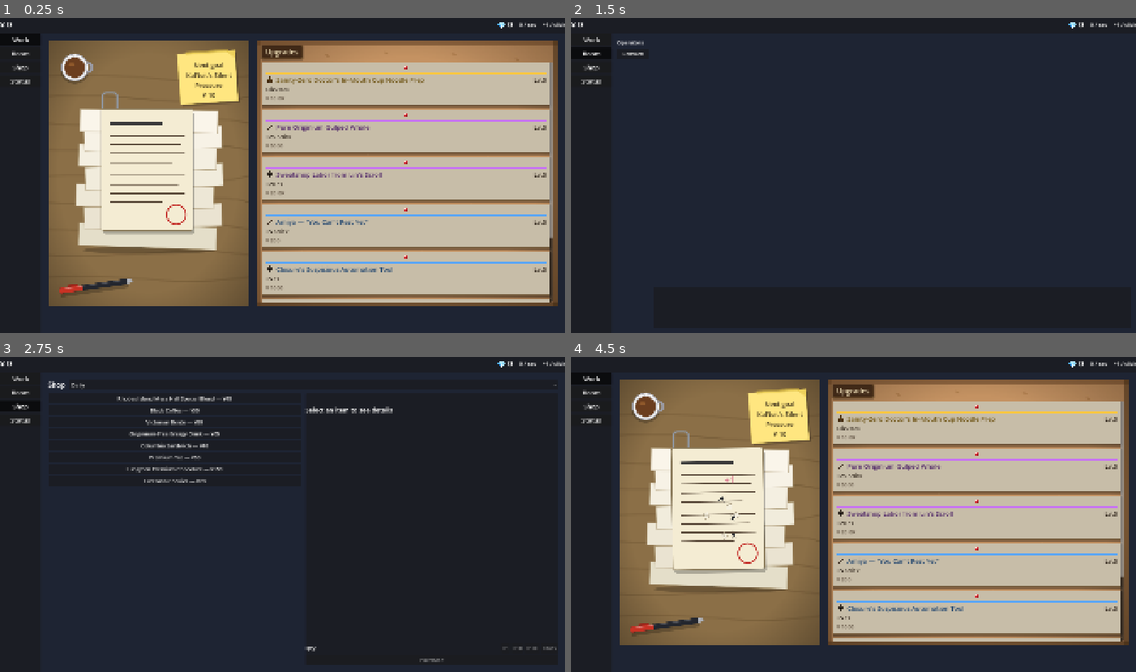
Above: before the commit, frames 1-4 (two rows, left to right).
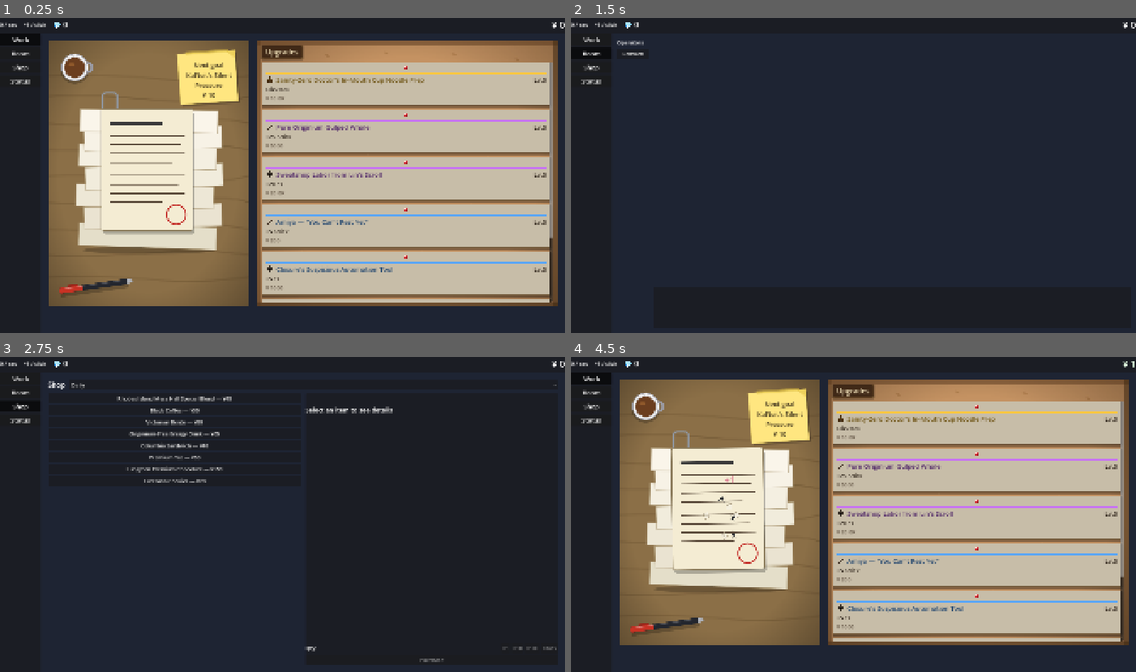
Above: after the commit, the same moments.

Repository: bakamarudasi/clickergame_demo
Game: Godot game, scene res://scenes/main.tscn
Same seed, same stepped clock (60 frames per second), same inputs: the game is played once before the commit and once after it.
Inputs (mouse positions are in pixels of both pictures, inside the frame that each line leads up to):
- Up to frame 1 (0.25 s): no input
- Up to frame 2 (1.5 s): click "Work" at 0.5 s; click "Room" at 1.25 s
- Up to frame 3 (2.75 s): click "Shop" at 2 s
- Up to frame 4 (4.5 s): click "Status" at 2.75 s; click "Work" at 3.5 s; click (717, 508) at 4.25 s

The runs differ from the first frame. In frame 1, 0.2% of the frame differs, in the area x 0-100%, y 1-4%; in frame 2, 0.2%; in frame 3, 0.2%; in frame 4, 0.2%.

Commit message:
Currency display: move to right edge, animate count-up
The currency label expanded across the status bar and scaled around the
wide rect's center, so its left-aligned text visibly jumped sideways on
each click. Reorder StatusHBox so Currency sits flush right after a
spacer, drop the scale-pop, and tween the displayed value toward the
new amount so the number rolls up smoothly. Flash the label green on
gains for feedback.

Diff:
--- a/scenes/main.tscn
+++ b/scenes/main.tscn
@@ -41,21 +41,6 @@
 layout_mode = 2
 theme_override_constants/separation = 24
 
-[node name="CurrencyLabel" type="Label" parent="Root/StatusBar/StatusHBox"]
-unique_name_in_owner = true
-layout_mode = 2
-size_flags_horizontal = 3
-theme_type_variation = &"LargeLabel"
-text = "¥ 0"
-vertical_alignment = 1
-
-[node name="PrestigeLabel" type="Label" parent="Root/StatusBar/StatusHBox"]
-unique_name_in_owner = true
-layout_mode = 2
-theme_type_variation = &"LargeLabel"
-text = "💎 0"
-vertical_alignment = 1
-
 [node name="PerSecLabel" type="Label" parent="Root/StatusBar/StatusHBox"]
 unique_name_in_owner = true
 layout_mode = 2
@@ -67,6 +52,26 @@
 layout_mode = 2
 text = "+1 / click"
 vertical_alignment = 1
+
+[node name="PrestigeLabel" type="Label" parent="Root/StatusBar/StatusHBox"]
+unique_name_in_owner = true
+layout_mode = 2
+theme_type_variation = &"LargeLabel"
+text = "💎 0"
+vertical_alignment = 1
+
+[node name="StatusSpacer" type="Control" parent="Root/StatusBar/StatusHBox"]
+layout_mode = 2
+size_flags_horizontal = 3
+mouse_filter = 2
+
+[node name="CurrencyLabel" type="Label" parent="Root/StatusBar/StatusHBox"]
+unique_name_in_owner = true
+layout_mode = 2
+theme_type_variation = &"DisplayLabel"
+text = "¥ 0"
+vertical_alignment = 1
+horizontal_alignment = 2
 
 [node name="Body" type="HBoxContainer" parent="Root"]
 layout_mode = 2
--- a/scripts/main.gd
+++ b/scripts/main.gd
@@ -33,7 +33,13 @@
 @onready var cg_viewer: Control = %CGViewer
 
 var _toast_tween: Tween
-var _currency_pop_tween: Tween
+var _currency_count_tween: Tween
+var _currency_flash_tween: Tween
+# 表示中の通貨値（実値とは別に持って、lerp で実値へ追いつかせる）
+var _currency_display: float = 0.0
+const CURRENCY_TWEEN_SEC := 0.25
+const CURRENCY_FLASH_COLOR := Color(0.55, 1.10, 0.55, 1.0)
+const CURRENCY_FLASH_FADE_SEC := 0.35
 
 
 func _ready() -> void:
@@ -56,6 +62,7 @@
 
 	auto_timer.timeout.connect(_on_auto_tick)
 
+	_currency_display = float(GameState.currency)
 	_refresh_status_bar()
 	_refresh_meta_tab_visibility()
 	_switch_to(TAB_WORK)
@@ -84,31 +91,47 @@
 
 
 func _refresh_status_bar() -> void:
-	currency_label.text = tr("UI_CURRENCY_FMT") % FormatUtils.short(GameState.currency)
+	# 通貨ラベルは _currency_display を経由してカウントアップさせる。
+	# 直接 GameState.currency を書かないことで「数字がぱっと跳ねる」表示を回避。
+	currency_label.text = tr("UI_CURRENCY_FMT") % FormatUtils.short(int(round(_currency_display)))
 	prestige_label.text = tr("UI_PRESTIGE_FMT") % FormatUtils.short(GameState.prestige_currency)
 	per_sec_label.text = tr("UI_PER_SEC_FMT") % FormatUtils.short(GameState.effective_per_second())
 	click_power_label.text = tr("UI_CLICK_POWER_FMT") % FormatUtils.short(GameState.effective_click_power())
 
 
 func _on_currency_changed(_v: int) -> void:
-	_refresh_status_bar()
-	_pop_currency_label()
+	_animate_currency_to(GameState.currency)
 	# 累計¥1M を初回越えしたタイミングでメタタブが解放される。
 	# 一度出した後は条件チェックしても変わらないのでこのまま回しっぱなしでOK。
 	if not tab_meta_button.visible:
 		_refresh_meta_tab_visibility()
 
 
-func _pop_currency_label() -> void:
-	if _currency_pop_tween != null and _currency_pop_tween.is_valid():
-		_currency_pop_tween.kill()
-	currency_label.pivot_offset = currency_label.size * 0.5
-	currency_label.scale = Vector2.ONE
-	var peak := Vector2.ONE * UIConstants.CURRENCY_POP_SCALE
-	var dur := UIConstants.CURRENCY_POP_DURATION
-	_currency_pop_tween = create_tween()
-	_currency_pop_tween.tween_property(currency_label, "scale", peak, dur).set_trans(Tween.TRANS_QUAD).set_ease(Tween.EASE_OUT)
-	_currency_pop_tween.tween_property(currency_label, "scale", Vector2.ONE, dur).set_trans(Tween.TRANS_QUAD).set_ease(Tween.EASE_IN)
+# _currency_display を新しい値へなめらかに引き寄せる。
+# tween の値変化フックで毎フレーム再描画して数字がカチャカチャ動いて見せる。
+func _animate_currency_to(new_value: int) -> void:
+	if _currency_count_tween != null and _currency_count_tween.is_valid():
+		_currency_count_tween.kill()
+	var from := _currency_display
+	var to := float(new_value)
+	_currency_count_tween = create_tween()
+	_currency_count_tween.tween_method(_set_currency_display, from, to, CURRENCY_TWEEN_SEC).set_trans(Tween.TRANS_QUAD).set_ease(Tween.EASE_OUT)
+	# 増加時のみ緑にフラッシュ（消費 = 通貨減少 では出さない）
+	if to > from:
+		_flash_currency_label()
+
+
+func _set_currency_display(v: float) -> void:
+	_currency_display = v
+	currency_label.text = tr("UI_CURRENCY_FMT") % FormatUtils.short(int(round(_currency_display)))
+
+
+func _flash_currency_label() -> void:
+	if _currency_flash_tween != null and _currency_flash_tween.is_valid():
+		_currency_flash_tween.kill()
+	currency_label.modulate = CURRENCY_FLASH_COLOR
+	_currency_flash_tween = create_tween()
+	_currency_flash_tween.tween_property(currency_label, "modulate", Color(1, 1, 1, 1), CURRENCY_FLASH_FADE_SEC).set_trans(Tween.TRANS_QUAD).set_ease(Tween.EASE_OUT)
 
 func _on_per_second_changed(_v: int) -> void:
 	_refresh_status_bar()
--- a/scripts/ui/ui_constants.gd
+++ b/scripts/ui/ui_constants.gd
@@ -62,8 +62,6 @@
 const CLICK_WIGGLE_DEG := 2.5                # クリック時のランダム回転幅（±度）
 const CLICK_POPUP_RISE_PX := 90.0            # +N ポップアップの上昇量
 const CLICK_POPUP_DURATION := 0.7            # +N ポップアップの寿命（秒）
-const CURRENCY_POP_SCALE := 1.18             # 通貨ラベル弾みの最大倍率
-const CURRENCY_POP_DURATION := 0.10          # 通貨ラベル弾みの片道時間
 
 # --- ゲームバランス --------------------------------------------------------
 const INSPECTION_COOLDOWN_SEC := 300.0       # 検査クールダウン（実時間秒、テスト時は短く）
